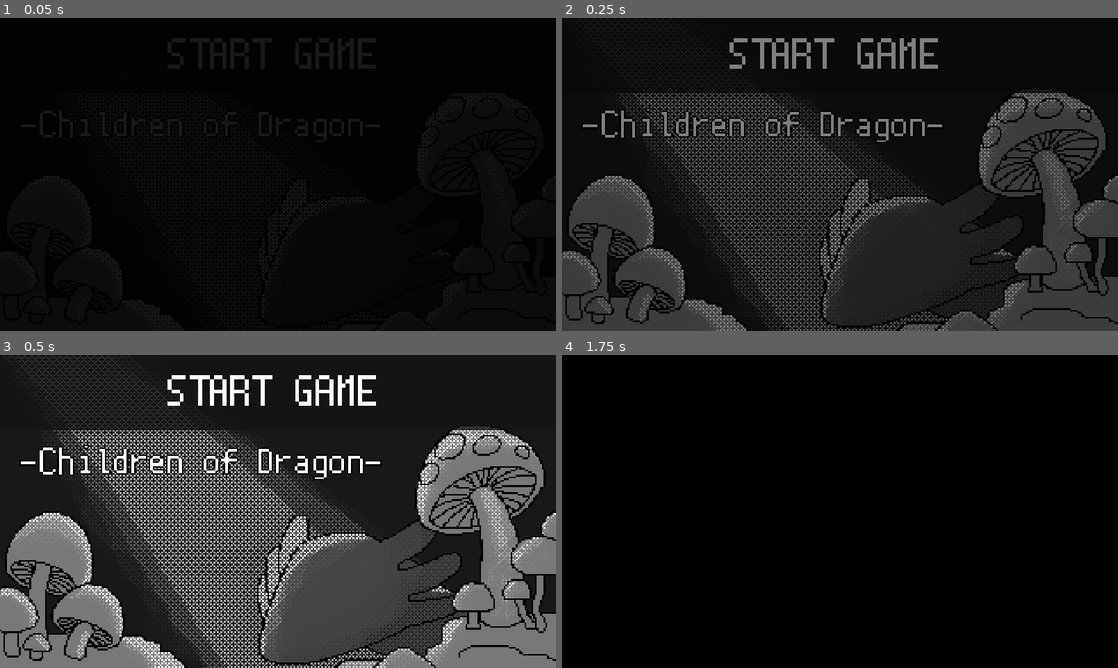
Above: before the commit, frames 1-4 (two rows, left to right).
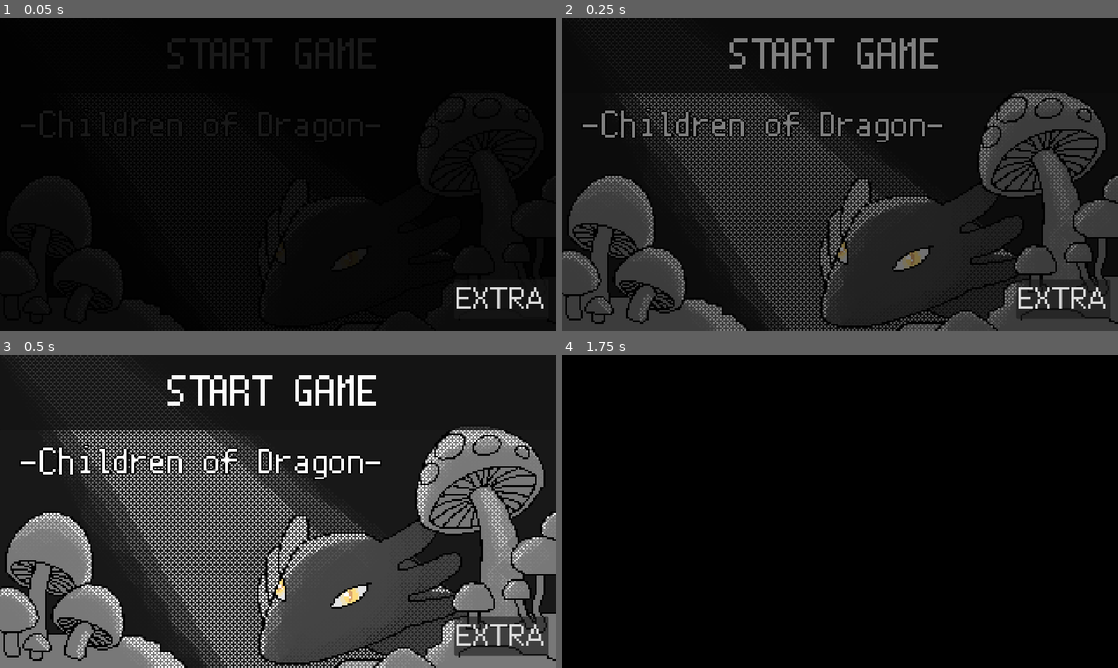
Above: after the commit, the same moments.

Repository: r8114wjbn9118/Hello-Godot-Game-Jam-1
Game: Godot game, scene res://scene/title.tscn
Same seed, same stepped clock (60 frames per second), same inputs: the game is played once before the commit and once after it. The engine's default icon, where the game draws it, is replaced by a stand-in: a white triangle on a blue panel in a dark square. Sound files missing from this copy of the repository are replaced by a short silence.
Inputs (mouse positions are in pixels of both pictures, inside the frame that each line leads up to):
- Up to frame 1 (0.05 s): no input
- Up to frame 2 (0.25 s): no input
- Up to frame 3 (0.5 s): no input
- Up to frame 4 (1.75 s): tap Enter (ui_accept) at 0.5, 0.77, 1.52 s; move the mouse to (962, 495) at 0.52 s; press the mouse at (962, 495) at 0.53 s; hold Right (ui_right) 0.53-1.28 s; move the mouse to (728, 527) at 1.27 s; release the mouse at (728, 527) at 1.28 s; hold Down (ui_down) from 1.28 s (still down); tap Z (z) at 1.35 s

The runs differ from the first frame. In frame 1, 0.4% of the frame differs, in the area x 49-98%, y 71-93%; in frame 2, 0.8%; in frame 3, 2.3%, in the area x 49-99%, y 71-97%; in frame 4, nothing differs.

Commit message:
sound repeat fix
SoundManager.play_BGM(SoundManager.BGM.IN_GAME)

Diff:
--- a/scene/select_level.gd
+++ b/scene/select_level.gd
@@ -3,7 +3,7 @@
 @export var button:PackedScene
 
 func _ready() -> void:
-	SoundManager.play_BGM(SoundManager.BGM.IN_GAME)
+	#SoundManager.play_BGM(SoundManager.BGM.IN_GAME)
 
 	var target = $Panel/VBoxContainer
 	var child
--- a/script/SaveData.gd
+++ b/script/SaveData.gd
@@ -5,7 +5,7 @@
 @export var finished_level:Array[int] = [0,
 #1,2,3,4,5,6,7,8
 ] #NOTE 0有特殊意義 關聯LevelSelect
-@export var game_finish:bool = false: # NOTE 通關
+@export var game_finish:bool = true: # NOTE 通關
 	set(value):
 		game_finish = value
 		SaveSelf()
